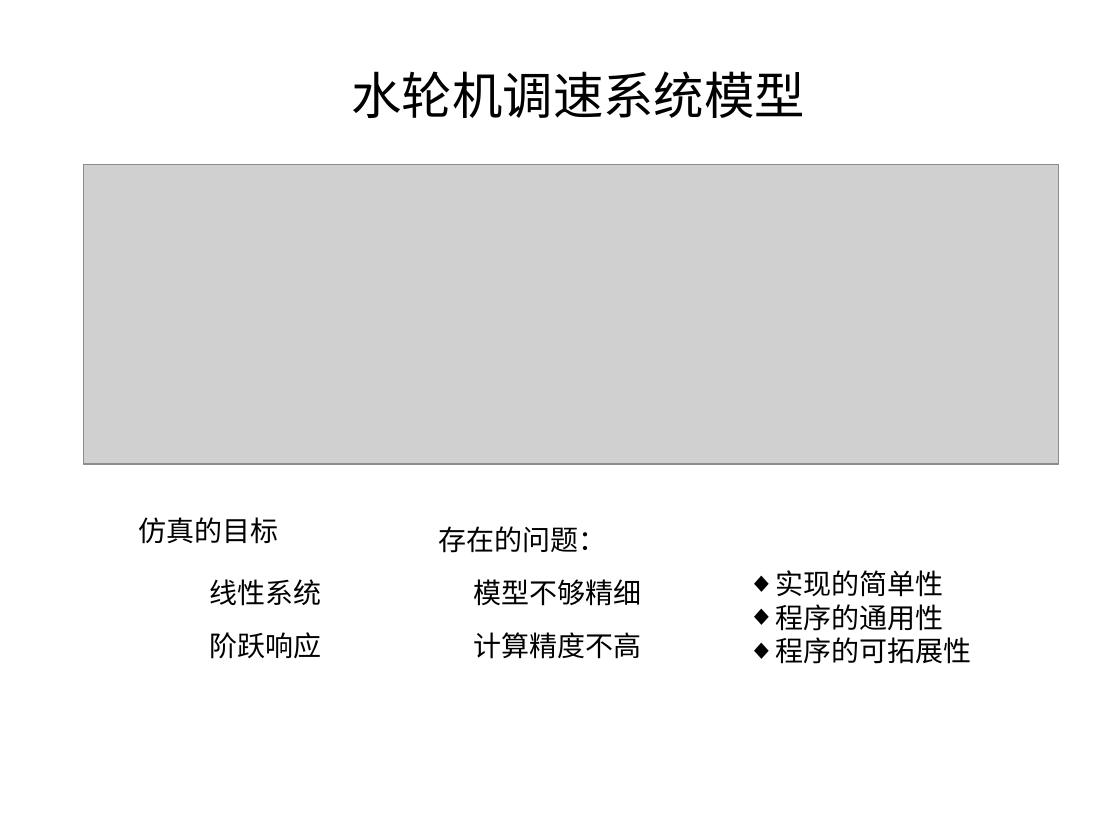
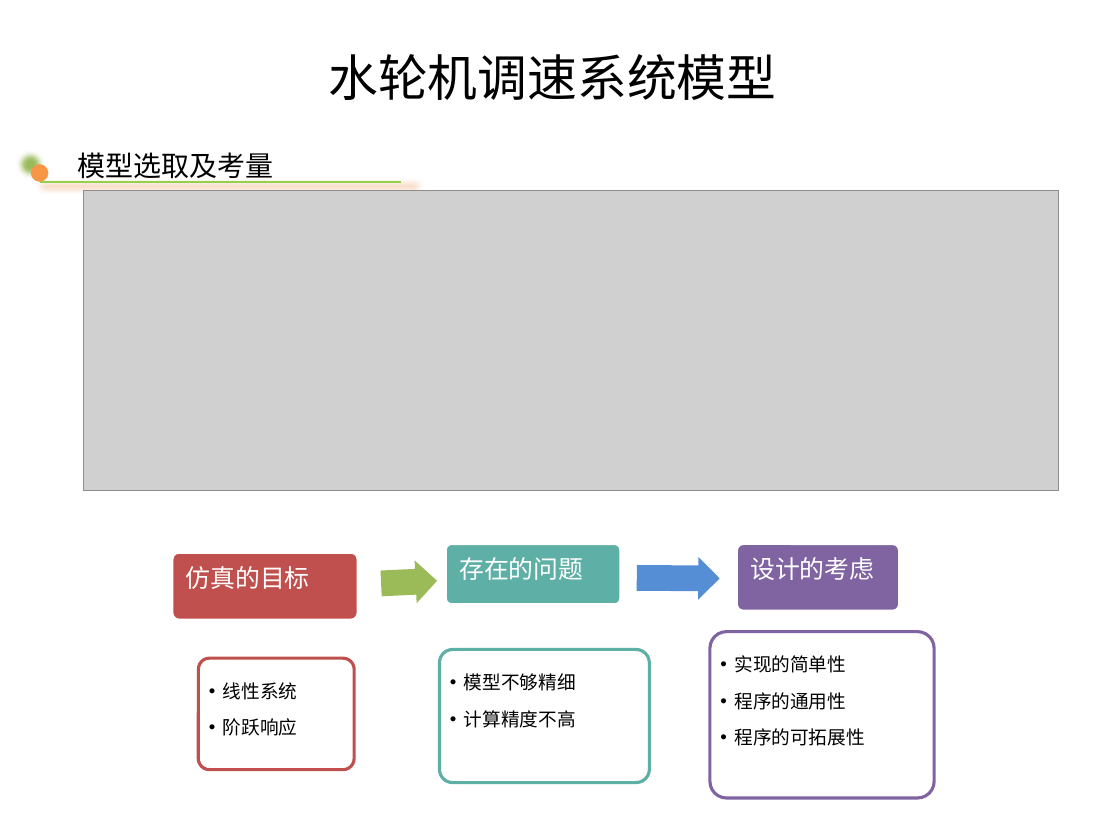
Before and after one commit to gongwm/graduate, a slide deck: slide 18 of 论文/水电机组控制与故障诊断_M201373325_胡弦_基于敏捷方法的水轮机仿真软件设计与实现.pptm (slide 17 before the commit). Drawn at 1120x840 pixels with LibreOffice and Linux fonts; fonts in the diff are those of the drawing; grey boxes stand for pictures; background and template pictures are left out. Boxes give left, top, right and bottom in pixels: in the first picture for what was removed or moved away, otherwise in the second. Text is boxed around its words. In the diff, an @@ line names an element or a change of style, - is before the commit and + after.

```diff
--- a/论文/水电机组控制与故障诊断_M201373325_胡弦_基于敏捷方法的水轮机仿真软件设计与实现.pptm
+++ b/论文/水电机组控制与故障诊断_M201373325_胡弦_基于敏捷方法的水轮机仿真软件设计与实现.pptm
@@ title "水轮机调速系统模型" moved from (x1=351, y1=71, x2=805, y2=118) to (x1=328, y1=54, x2=776, y2=100) @@
@@ title "水轮机调速系统模型" at (x1=328, y1=54, x2=776, y2=100): size 32.4 to 32 pt, font Calibri to Noto Sans CJK SC; vertical alignment middle to top @@
@@ ellipse added at (x1=31, y1=165, x2=49, y2=183), fill #F79646 @@
@@ text added at (x1=77, y1=152, x2=273, y2=183), 18 pt, text #000000 @@
+模型选取及考量
@@ line added from (39, 181) to (401, 181), #92D050 1.5 pt @@
@@ picture moved from (x1=84, y1=165, x2=1060, y2=465) to (x1=84, y1=190, x2=1060, y2=491) @@
@@ text "仿真的目标" moved from (x1=139, y1=517, x2=279, y2=544) to (x1=186, y1=566, x2=310, y2=589) @@
@@ text "仿真的目标" at (x1=186, y1=566, x2=310, y2=589): size 18 to 16 pt, font Calibri to Noto Sans CJK SC, text colour #000000 to #FFFFFF; line spacing 1 to 0.9; more space between paragraphs @@
@@ text at (x1=459, y1=557, x2=583, y2=580): text changed; size 18 to 16 pt; font Calibri to Noto Sans CJK SC; text colour #000000 to #FFFFFF @@
-存在的问题：
+存在的问题
@@ text removed at (x1=209, y1=579, x2=321, y2=606) @@
-线性系统
@@ text removed at (x1=474, y1=579, x2=642, y2=606) @@
-模型不够精细
@@ text "线性系统" moved from (x1=209, y1=632, x2=321, y2=659) to (x1=223, y1=682, x2=298, y2=736) @@
@@ text "模型不够精细" moved from (x1=474, y1=632, x2=642, y2=659) to (x1=464, y1=673, x2=576, y2=728) @@
@@ text "实现的简单性" moved from (x1=775, y1=570, x2=971, y2=664) to (x1=734, y1=655, x2=865, y2=746) @@
@@ text "实现的简单性" at (x1=734, y1=655, x2=865, y2=746): size 18 to 12 pt; bullet ◆ to ••; list level 1 to 2 in "实现的简单性"; line spacing 1 to 1.5; list level 1 to 2 in "程序的通用性"; list level 1 to 2 in "程序的可拓展性" @@
@@ group added at (x1=172, y1=543, x2=934, y2=799): 6 rounded rectangles, 2 right arrows, 1 text @@
+设计的考虑
@@ text at (x1=223, y1=682, x2=298, y2=700): paragraph added @@
+  •• 线性系统
@@ text at (x1=464, y1=673, x2=576, y2=691): paragraph added @@
+  •• 模型不够精细
@@ text at (x1=223, y1=718, x2=298, y2=736): size 18 to 12 pt in "阶跃响应"; bullet none to ••; list level 1 to 2 in "阶跃响应"; line spacing 1 to 1.5 @@
@@ text at (x1=464, y1=710, x2=576, y2=728): size 18 to 12 pt in "计算精度不高"; bullet none to ••; list level 1 to 2 in "计算精度不高"; line spacing 1 to 1.5 @@
```
Also in this commit, not shown: 31 other slides changed, 3 slides added, 1 slide removed, 11 other files.
